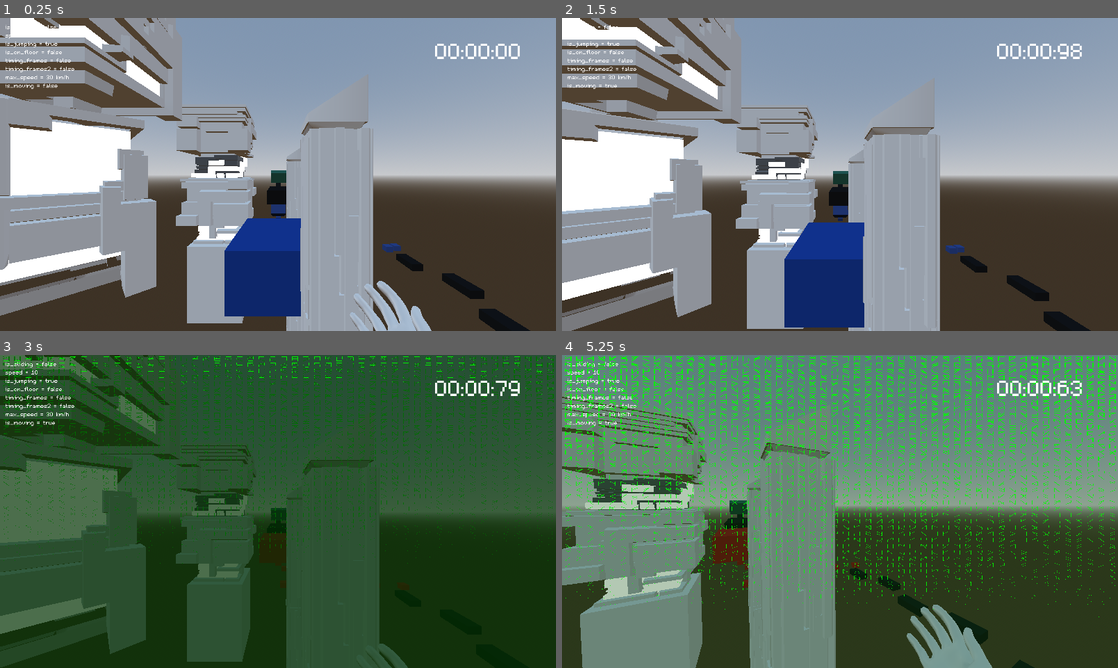
Above: before the commit, frames 1-4 (two rows, left to right).
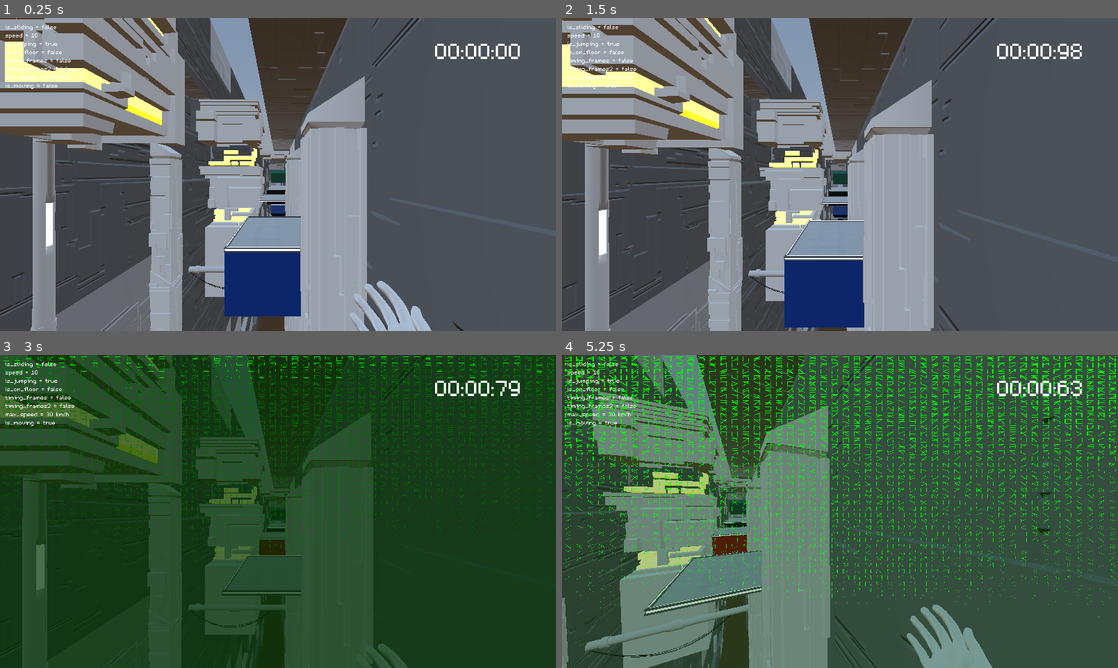
Above: after the commit, the same moments.

Repository: VanixWasTaken/Netrunner
Game: Godot game, scene res://Scenes and Scripts/Blockout_level.tscn
Same seed, same stepped clock (60 frames per second), same inputs: the game is played once before the commit and once after it. This scene is started directly instead of the project's main scene.
Inputs (mouse positions are in pixels of both pictures, inside the frame that each line leads up to):
- Up to frame 1 (0.25 s): no input
- Up to frame 2 (1.5 s): move the mouse to (867, 174) at 0.52 s; press the mouse at (867, 174) at 0.53 s; hold W (forward) from 0.53 s (still down); tap Space (jump) at 0.77 s; move the mouse to (812, 174) at 1.27 s; release the mouse at (812, 174) at 1.28 s; right-click (812, 174) at 1.35 s
- Up to frame 3 (3 s): keep holding W (forward); tap Space (jump) at 1.52 s; move the mouse to (289, 505) at 2.02 s; hold Shift (slide) 2.03-2.78 s; move the mouse to (272, 517) at 2.77 s; click (272, 517) at 2.85 s
- Up to frame 4 (5.25 s): keep holding W (forward); tap Space (jump) at 3.02, 3.77, 4.52 s; move the mouse to (878, 514) at 3.52 s; hold Right mouse button (mouse_right) 3.53-4.28 s; move the mouse to (795, 508) at 4.27 s; tap Shift (slide) at 4.35 s; move the mouse to (845, 511) at 5.02 s; press the mouse at (845, 511) at 5.03 s

The runs differ from the first frame. In frame 1, 74% of the frame differs, in the area x 0-100%, y 0-100%; in frame 2, 74%; in frame 3, 47%; in frame 4, 66%.

Commit message:
LevelStartAssets

Diff:
--- /dev/null
+++ b/Assets/Mesh/fragment_cube_01.tscn
@@ -0,0 +1,9 @@
+[gd_scene load_steps=3 format=3 uid="uid://bfhn73k4fhjia"]
+
+[ext_resource type="PackedScene" uid="uid://jtjir84osv40" path="res://Assets/Mesh/FragmentCube01.glb" id="1_212nl"]
+[ext_resource type="Material" uid="uid://bukiu7ytt72f2" path="res://Shader/Materials/EmissionOrange.tres" id="2_2ld0k"]
+
+[node name="FragmentCube012" instance=ExtResource("1_212nl")]
+
+[node name="FragmentCube01" parent="." index="0"]
+surface_material_override/0 = ExtResource("2_2ld0k")
--- /dev/null
+++ b/Assets/Mesh/fragment_tower.tscn
@@ -0,0 +1,9 @@
+[gd_scene load_steps=3 format=3 uid="uid://c0pjws4yjjdtg"]
+
+[ext_resource type="PackedScene" uid="uid://cfpucdgs1gjok" path="res://Assets/Mesh/FragmentTower.glb" id="1_gvt1b"]
+[ext_resource type="Material" uid="uid://bpnlo6jkhhd2" path="res://Shader/Materials/BaseGreyColor.tres" id="2_grb8y"]
+
+[node name="FragmentTower" instance=ExtResource("1_gvt1b")]
+
+[node name="Cube_023_RLExtr_001" parent="Cube_023" index="1"]
+surface_material_override/0 = ExtResource("2_grb8y")
--- /dev/null
+++ b/Assets/Mesh/fragment_tower_big.tscn
@@ -0,0 +1,13 @@
+[gd_scene load_steps=3 format=3 uid="uid://cjhr38j5j6gga"]
+
+[ext_resource type="PackedScene" uid="uid://dgtbgm0bn32x4" path="res://Assets/Mesh/FragmentTowerBig.glb" id="1_qm8cg"]
+[ext_resource type="Material" uid="uid://bukiu7ytt72f2" path="res://Shader/Materials/EmissionOrange.tres" id="3_v67hk"]
+
+[node name="FragmentTowerBig" instance=ExtResource("1_qm8cg")]
+transform = Transform3D(1.5, 0, 0, 0, 1.5, 0, 0, 0, 1.5, 0, 0, 0)
+
+[node name="Cube_011_RLExtr_001" parent="Cube_011" index="1"]
+surface_material_override/0 = ExtResource("3_v67hk")
+
+[node name="Cube_011_RLExtr_002" parent="Cube_011" index="2"]
+surface_material_override/0 = ExtResource("3_v67hk")
--- /dev/null
+++ b/Assets/Mesh/pipe_medium_022.tscn
@@ -0,0 +1,9 @@
+[gd_scene load_steps=3 format=3 uid="uid://cwskx1jjybpjt"]
+
+[ext_resource type="PackedScene" uid="uid://dtdworl5sxs14" path="res://Assets/Mesh/PipeMedium02.glb" id="1_860kp"]
+[ext_resource type="Material" uid="uid://cb5ry2b2c4uni" path="res://Shader/Materials/EmissionGreen.tres" id="2_r8d2c"]
+
+[node name="PipeMedium022" instance=ExtResource("1_860kp")]
+
+[node name="PipeMedium02" parent="." index="0"]
+surface_material_override/1 = ExtResource("2_r8d2c")
--- a/Scenes and Scripts/Blockout_level.tscn
+++ b/Scenes and Scripts/Blockout_level.tscn
@@ -7,9 +7,11 @@
 [ext_resource type="FontFile" uid="uid://bc1ipdctbgo7s" path="res://Assets/Fonts/m5x7.ttf" id="4_lckte"]
 [ext_resource type="PackedScene" uid="uid://bhlu2hfqkb20a" path="res://Assets/Mesh/GroundTiles/shell_plattform.glb" id="6_recsu"]
 [ext_resource type="PackedScene" uid="uid://dhypbbr4bbi5r" path="res://Assets/Mesh/PortalFrame.glb" id="7_nkja3"]
-[ext_resource type="PackedScene" uid="uid://dgtbgm0bn32x4" path="res://Assets/Mesh/FragmentTowerBig.glb" id="8_h63co"]
 [ext_resource type="PackedScene" uid="uid://cfpucdgs1gjok" path="res://Assets/Mesh/FragmentTower.glb" id="9_ov6y5"]
-[ext_resource type="PackedScene" uid="uid://jtjir84osv40" path="res://Assets/Mesh/FragmentCube01.glb" id="10_xgtph"]
+[ext_resource type="PackedScene" uid="uid://bfhn73k4fhjia" path="res://Assets/Mesh/fragment_cube_01.tscn" id="10_6kh0x"]
+[ext_resource type="PackedScene" uid="uid://cjhr38j5j6gga" path="res://Assets/Mesh/fragment_tower_big.tscn" id="10_hq7em"]
+[ext_resource type="PackedScene" uid="uid://dre766f4rnl1q" path="res://Assets/Mesh/PipeMedium01.glb" id="11_y18g1"]
+[ext_resource type="PackedScene" uid="uid://dtdworl5sxs14" path="res://Assets/Mesh/PipeMedium02.glb" id="12_cbo3b"]
 
 [sub_resource type="ProceduralSkyMaterial" id="ProceduralSkyMaterial_5c3df"]
 sky_horizon_color = Color(0.64625, 0.65575, 0.67075, 1)
@@ -415,25 +417,52 @@
 
 [node name="shell_plattform" parent="Assets" instance=ExtResource("6_recsu")]
 transform = Transform3D(1, 0, 0, 0, 1, 0, 0, 0, 1, -3.71983, 0.761607, 9.04172)
-visible = false
 
 [node name="PortalFrame2" parent="Assets" instance=ExtResource("7_nkja3")]
 transform = Transform3D(2, 0, 0, 0, 2, 0, 0, 0, 2, 71.288, -47.0853, -10.548)
 
-[node name="FragmentTowerBig" parent="Assets" instance=ExtResource("8_h63co")]
-transform = Transform3D(1.5, 0, 0, 0, 1.5, 0, 0, 0, 1.5, -3.81112, -1.70367, -2.26766)
-
-[node name="FragmentTower" parent="Assets" instance=ExtResource("9_ov6y5")]
-transform = Transform3D(-1, 0, -8.74228e-08, 0, 1, 0, 8.74228e-08, 0, -1, 9.72097, 3.78884, -25.1866)
-
-[node name="FragmentTower2" parent="Assets" instance=ExtResource("9_ov6y5")]
+[node name="Fragments" type="Node3D" parent="Assets"]
+
+[node name="FragmentTower" parent="Assets/Fragments" instance=ExtResource("9_ov6y5")]
+transform = Transform3D(-1, 0, -8.74228e-08, 0, 1, 0, 8.74228e-08, 0, -1, 9.72097, 3.78884, -28.1741)
+
+[node name="FragmentTower2" parent="Assets/Fragments" instance=ExtResource("9_ov6y5")]
 transform = Transform3D(-1, 0, -8.74228e-08, 0, 1, 0, 8.74228e-08, 0, -1, 9.72097, 3.78884, -11.5171)
 
-[node name="FragmentCube012" parent="Assets" instance=ExtResource("10_xgtph")]
-transform = Transform3D(1, 0, 0, 0, 1, 0, 0, 0, 1, -11.6626, 9.69581, 8.53643)
-
-[node name="FragmentCube013" parent="Assets" instance=ExtResource("10_xgtph")]
-transform = Transform3D(-0.508272, 0, -0.50996, 0, 0.72, 0, 0.50996, 0, -0.508272, -9.85168, 4.30215, -2.14725)
+[node name="FragmentTowerBig" parent="Assets/Fragments" instance=ExtResource("10_hq7em")]
+transform = Transform3D(1.5, 0, 0, 0, 1.5, 0, 0, 0, 1.5, -2.53993, 0, -4.9212)
+
+[node name="FragmentTower3" parent="Assets/Fragments" instance=ExtResource("9_ov6y5")]
+transform = Transform3D(1, 0, 0, 0, 1, 0, 0, 0, 1, -20.7425, 3.78884, 3.71486)
+
+[node name="FragmentTower4" parent="Assets/Fragments" instance=ExtResource("9_ov6y5")]
+transform = Transform3D(1, 0, 0, 0, -4.37114e-08, 1, 0, -1, -4.37114e-08, -22.913, 16.231, 3.715)
+
+[node name="FragmentTowerBig2" parent="Assets/Fragments" instance=ExtResource("10_hq7em")]
+transform = Transform3D(1.5, 0, 0, 0, -6.55671e-08, -1.5, 0, 1.5, -6.55671e-08, 4.06984, -1.14955, -55.9224)
+
+[node name="FragmentTowerBig3" parent="Assets/Fragments" instance=ExtResource("10_hq7em")]
+transform = Transform3D(1.5, 0, 0, 0, -6.55671e-08, -1.5, 0, 1.5, -6.55671e-08, -8.45276, -25.3319, -74.2037)
+
+[node name="FragmentTower5" parent="Assets/Fragments" instance=ExtResource("9_ov6y5")]
+transform = Transform3D(-1, 0, -8.74228e-08, 0, 1, 0, 8.74228e-08, 0, -1, 9.72097, 3.78884, -24.0394)
+
+[node name="FragmentCube012" parent="Assets/Fragments" instance=ExtResource("10_6kh0x")]
+transform = Transform3D(1, 0, 0, 0, 1, 0, 0, 0, 1, -11.3753, 8.33237, 8.85083)
+
+[node name="FragmentCube013" parent="Assets/Fragments" instance=ExtResource("10_6kh0x")]
+transform = Transform3D(0.525544, 0, 0.278978, 0, 0.595, 0, -0.278978, 0, 0.525544, -8.27879, 6.28393, 12.806)
+
+[node name="Pipes" type="Node3D" parent="Assets"]
+
+[node name="PipeMedium012" parent="Assets/Pipes" instance=ExtResource("11_y18g1")]
+transform = Transform3D(1.27, 0, 0, 0, 1.27, 0, 0, 0, 1.27, -6.06811, 0.903919, 3.70813)
+
+[node name="PipeMedium013" parent="Assets/Pipes" instance=ExtResource("11_y18g1")]
+transform = Transform3D(1.27, 0, 0, 0, 1.27, 0, 0, 0, 1.27, -6.06811, -2.91303, -15.612)
+
+[node name="PipeMedium022" parent="Assets/Pipes" instance=ExtResource("12_cbo3b")]
+transform = Transform3D(1, 0, 0, 0, 1, 0, 0, 0, 1, -5.07735, -1.77644, 3.11562)
 
 [connection signal="body_entered" from="DeathArea" to="." method="_on_death_area_body_entered"]
 [connection signal="body_entered" from="Goal" to="." method="_on_goal_body_entered"]
--- /dev/null
+++ b/Shader/Materials/BaseGreyColor.tres
@@ -0,0 +1,4 @@
+[gd_resource type="StandardMaterial3D" format=3 uid="uid://bpnlo6jkhhd2"]
+
+[resource]
+albedo_color = Color(0.710741, 0.710741, 0.710741, 1)
--- /dev/null
+++ b/Shader/Materials/EmissionOrange.tres
@@ -0,0 +1,6 @@
+[gd_resource type="StandardMaterial3D" format=3 uid="uid://bukiu7ytt72f2"]
+
+[resource]
+emission_enabled = true
+emission = Color(0.865796, 0.543121, 0, 1)
+emission_energy_multiplier = 10.3
Not shown: 1 places in Scenes and Scripts/Blockout_level.tscn that only renumber resources
